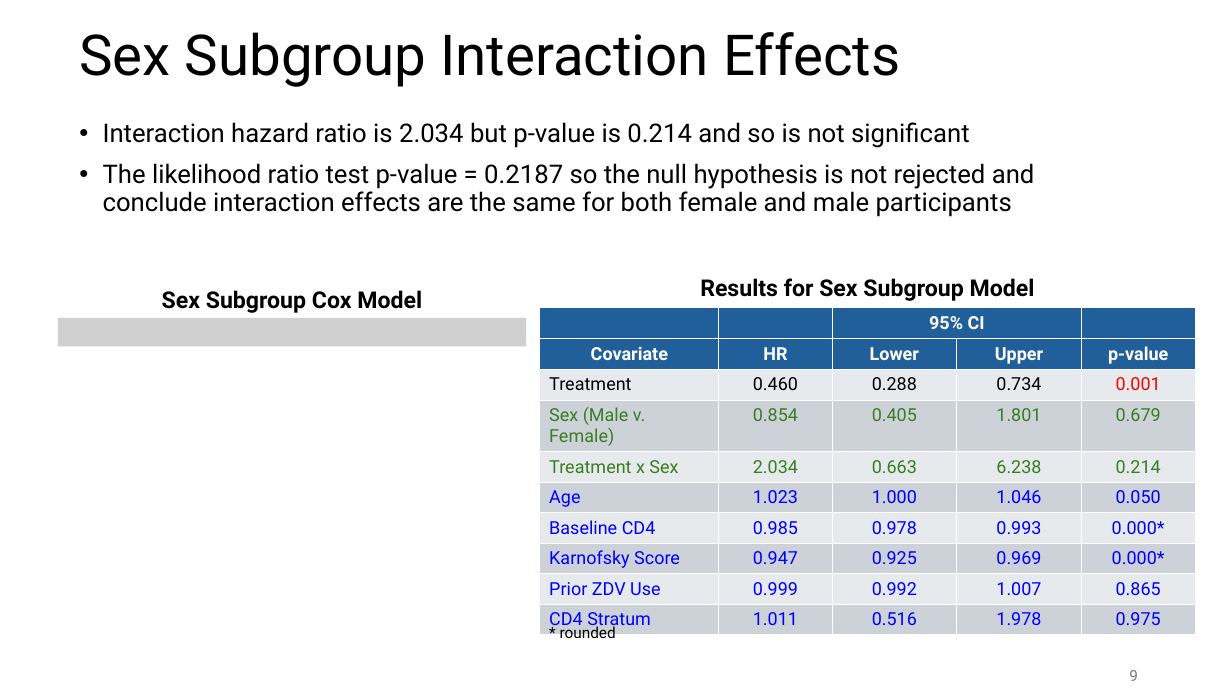
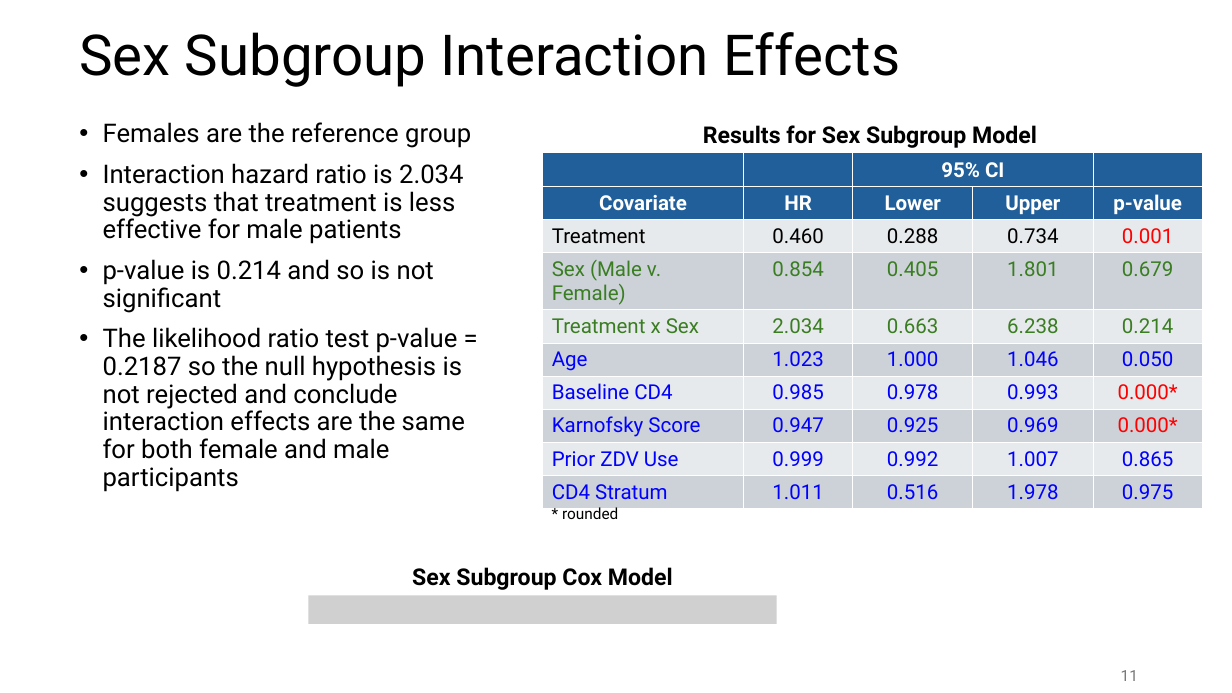
Before and after one commit to susanpeck/Math261BExperimentalDesignProject, a slide deck: slide 11 of Document_Files/Presentation_Slides_v1.pptx (slide 9 before the commit). Drawn at 1232x693 pixels with LibreOffice and Linux fonts; fonts in the diff are those of the drawing; grey boxes stand for pictures. Boxes give left, top, right and bottom in pixels: in the first picture for what was removed or moved away, otherwise in the second. Text is boxed around its words. In the diff, an @@ line names an element or a change of style, - is before the commit and + after.

```diff
--- a/Document_Files/Presentation_Slides_v1.pptx
+++ b/Document_Files/Presentation_Slides_v1.pptx
@@ text "Results for Sex Subgroup Model": place and size @@
-text "Results for Sex Subgroup Model" at [700, 278, 1035, 301]
+text "Results for Sex Subgroup Model" at [703, 125, 1037, 148]
@@ text at [103, 122, 471, 313]: text changed @@
-• Interaction hazard ratio is 2.034 but p-value is 0.214 and so is not significant
+• Females are the reference group
+• Interaction hazard ratio is 2.034 suggests that treatment is less effective for male patients
+• p-value is 0.214 and so is not significant
@@ table at [543, 153, 1202, 503] @@
@@ size 14 to 16 pt @@
@@ text colour #0000FF to #FF0000 in "0.000*", "0.000*" @@
@@ table: place and size @@
-table at [540, 309, 1196, 635]
+table at [543, 153, 1202, 503]
@@ picture removed at [58, 318, 527, 347] @@
@@ text "* rounded" rewrapped from [560, 624, 616, 642] to [562, 506, 618, 519] @@
@@ text "Sex Subgroup Cox Model": place and size @@
-text "Sex Subgroup Cox Model" at [162, 290, 422, 313]
+text "Sex Subgroup Cox Model" at [412, 567, 673, 590]
@@ picture added at [309, 595, 777, 624] @@
@@ page number at [1121, 670, 1138, 681]: text changed @@
-9
+11
```
Also in this commit, not shown: 7 other slides changed, 2 slides added.
